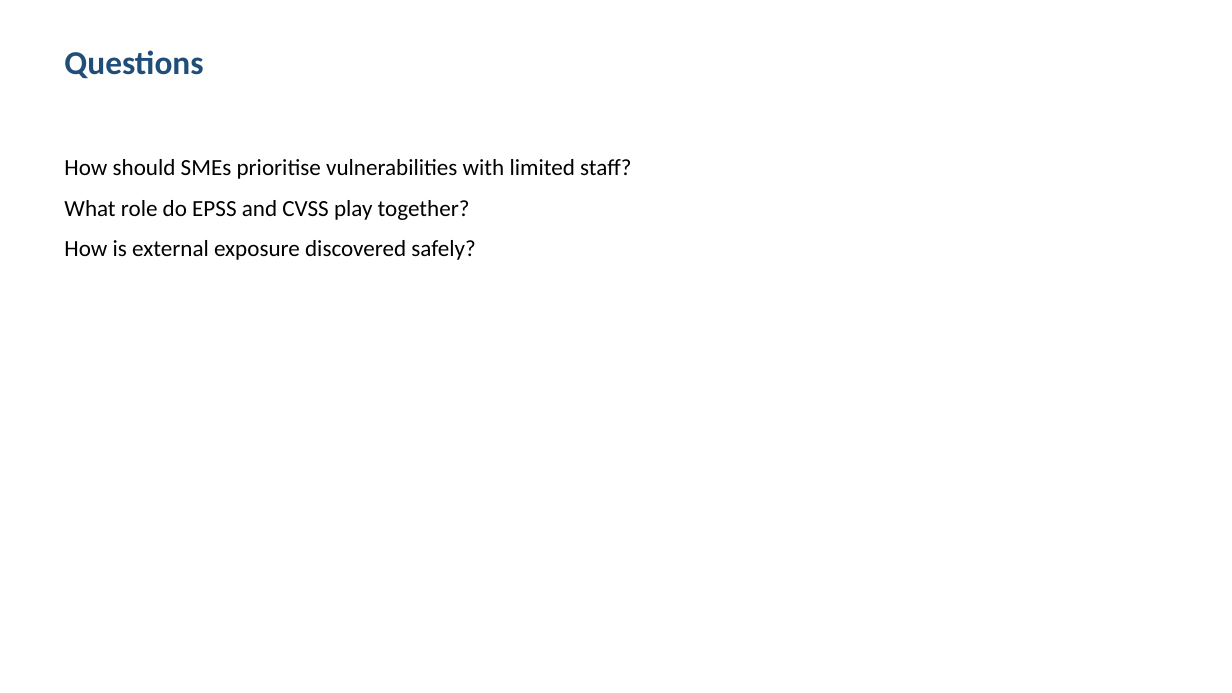
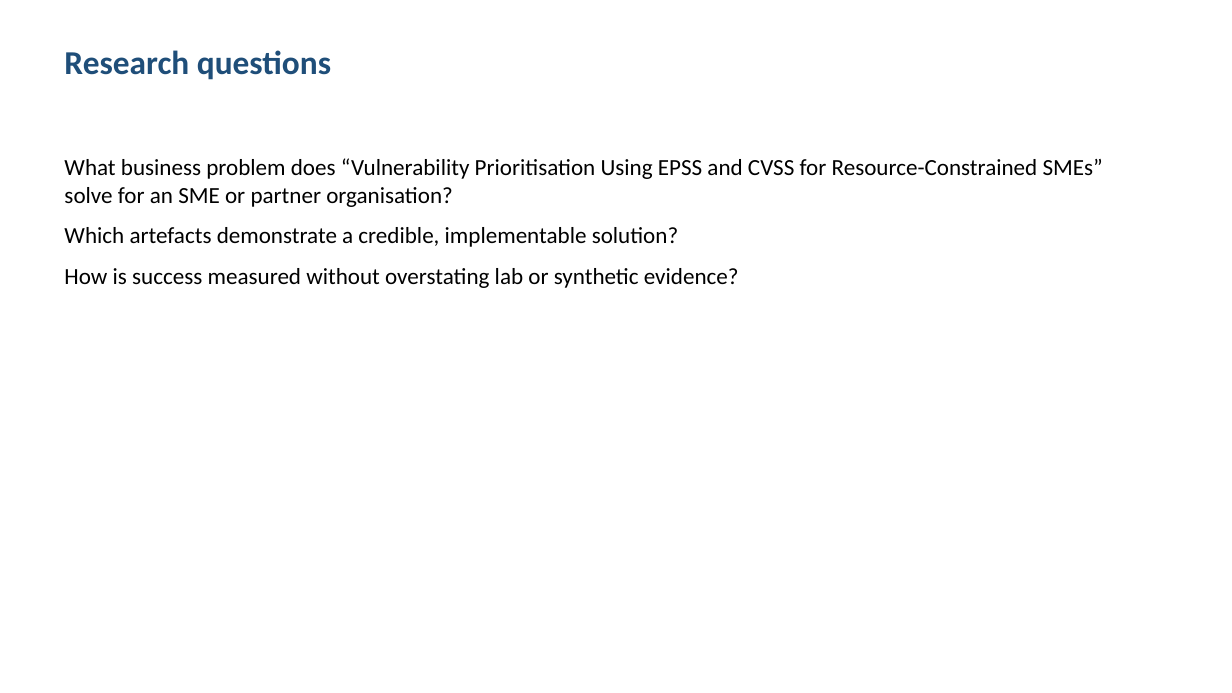
Before and after one commit to shohrabniaz/epss-cvss-vuln-prioritisation, a slide deck: slide 2 of Final_Submission/02_Presentation.pptx. Drawn at 1232x693 pixels with LibreOffice and Linux fonts; fonts in the diff are those of the drawing. Boxes give left, top, right and bottom in pixels: in the first picture for what was removed or moved away, otherwise in the second. Text is boxed around its words. In the diff, an @@ line names an element or a change of style, - is before the commit and + after.

```diff
--- a/Final_Submission/02_Presentation.pptx
+++ b/Final_Submission/02_Presentation.pptx
@@ text at [64, 50, 331, 80]: text changed @@
-Questions
+Research questions
@@ text at [64, 158, 1103, 288]: text changed @@
-How should SMEs prioritise vulnerabilities with limited staff?
-What role do EPSS and CVSS play together?
-How is external exposure discovered safely?
+What business problem does “Vulnerability Prioritisation Using EPSS and CVSS for Resource-Constrained SMEs” solve for an SME or partner organisation?
+Which artefacts demonstrate a credible, implementable solution?
+How is success measured without overstating lab or synthetic evidence?
```
Also in this commit, not shown: 3 other slides changed, 12 other files.
